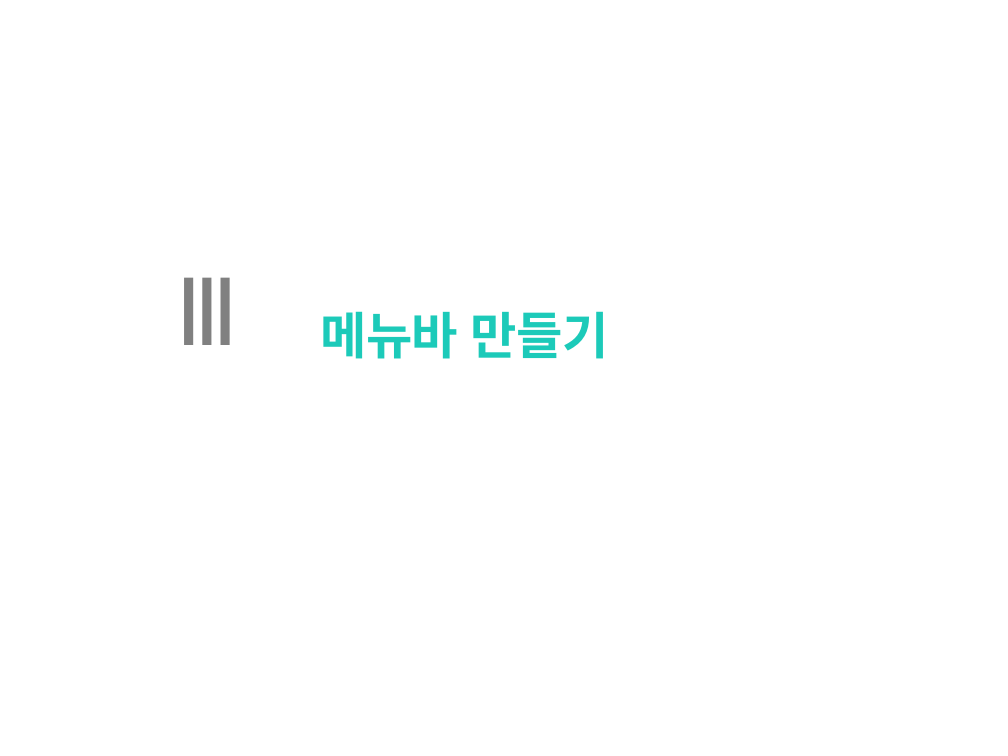
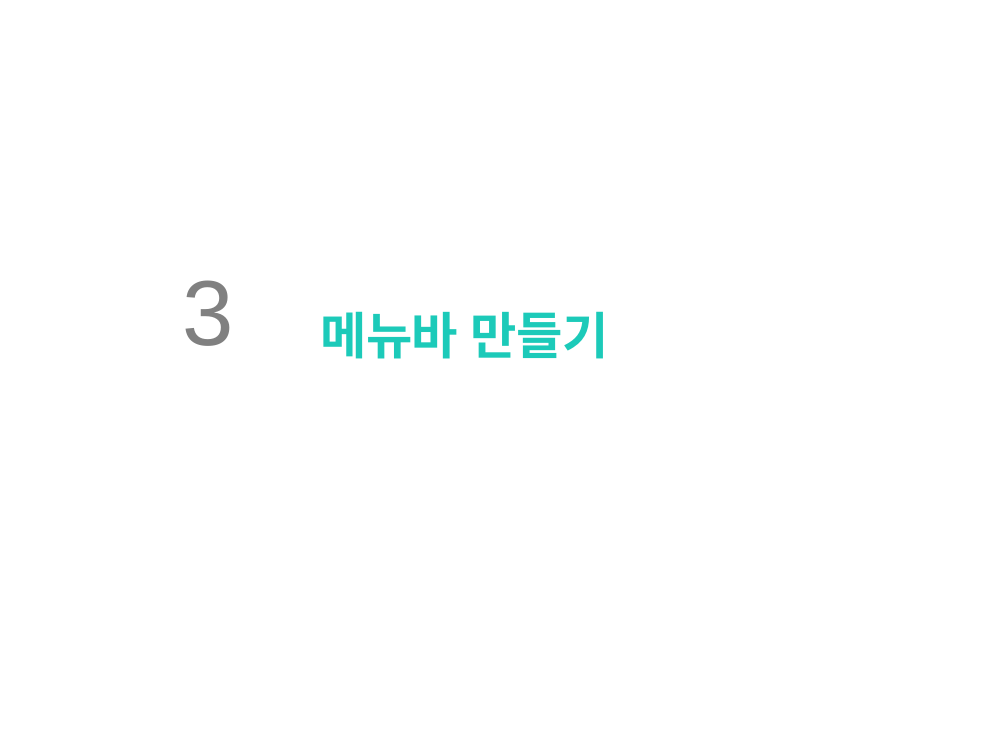
Before and after one commit to clianor/Unity-Final-Project, a slide deck: slide 35 of 기말과제.pptx. Drawn at 1008x756 pixels with LibreOffice and Linux fonts; fonts in the diff are those of the drawing; background and template pictures are left out. Boxes give left, top, right and bottom in pixels: in the first picture for what was removed or moved away, otherwise in the second. Text is boxed around its words. In the diff, an @@ line names an element or a change of style, - is before the commit and + after.

```diff
--- a/기말과제.pptx
+++ b/기말과제.pptx
@@ text at [182,280,233,346]: text changed @@
-Ⅲ
+3
```
Also in this commit, not shown: 3 other slides changed, 5 slides added, 32 other files.
